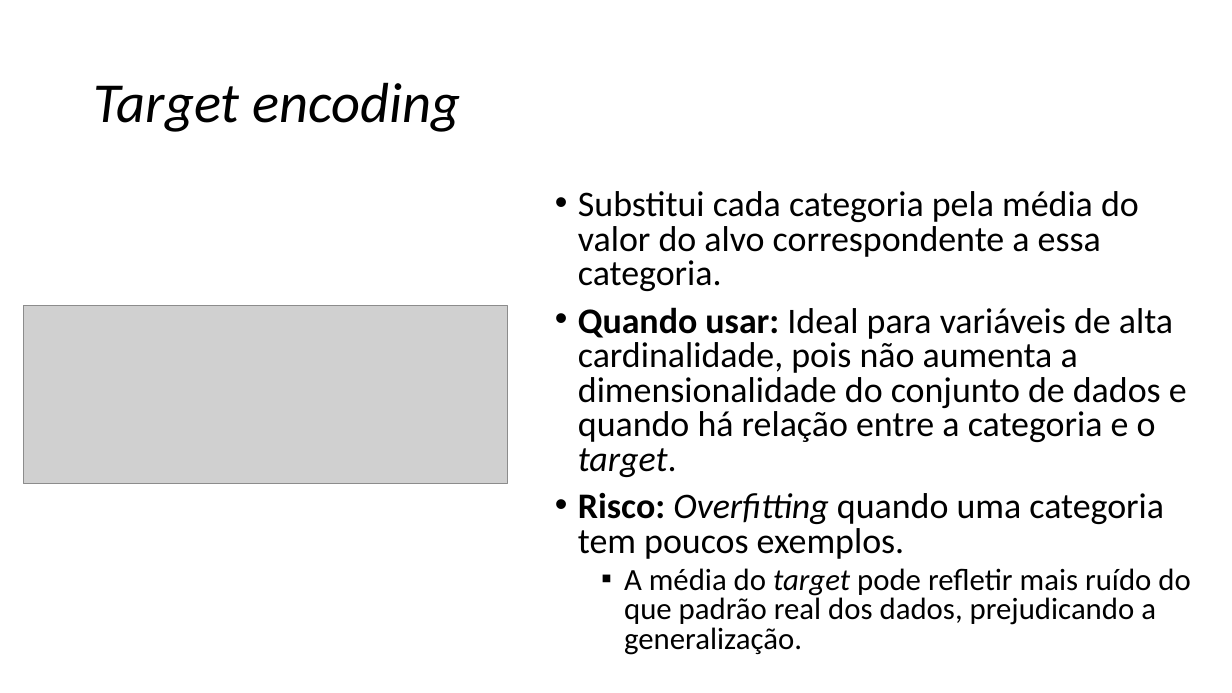
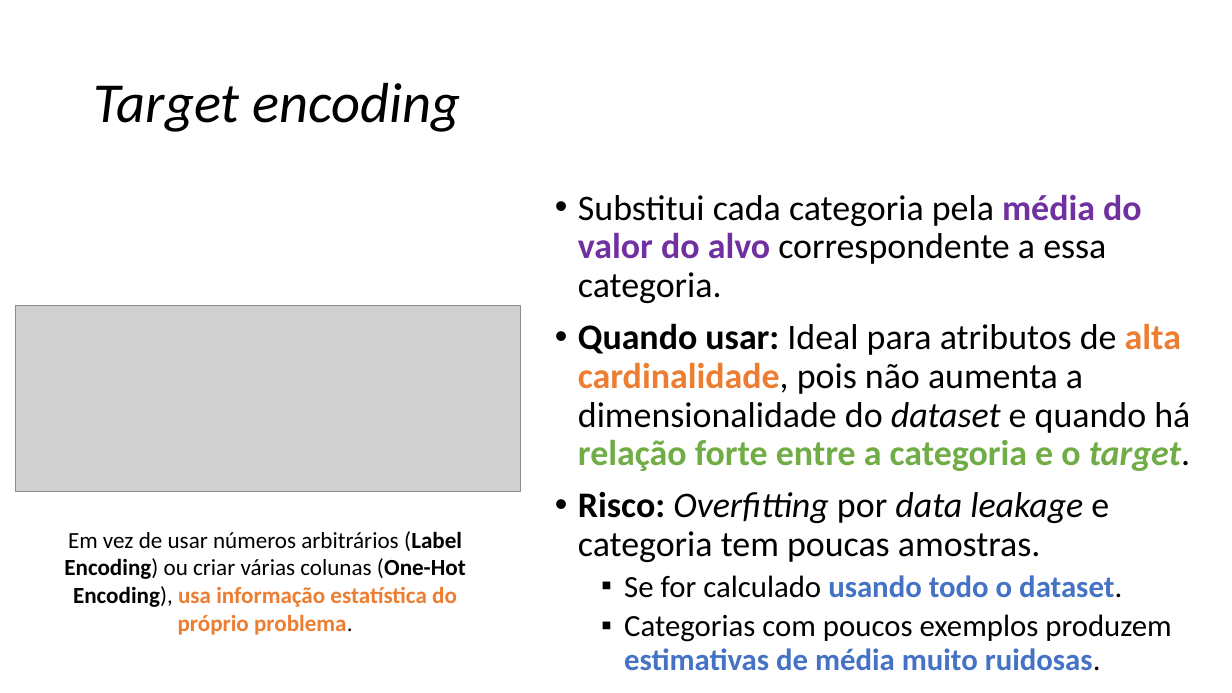
Before and after one commit to zz4fap/c24_inteligencia_artificial, a slide deck: slide 29 of slides/C24_Transformações.pptx (slide 26 before the commit). Drawn at 1232x693 pixels with LibreOffice and Linux fonts; fonts in the diff are those of the drawing; grey boxes stand for pictures. Boxes give left, top, right and bottom in pixels: in the first picture for what was removed or moved away, otherwise in the second. Text is boxed around its words. In the diff, an @@ line names an element or a change of style, - is before the commit and + after.

```diff
--- a/slides/C24_Transformações.pptx
+++ b/slides/C24_Transformações.pptx
@@ text at [578,194,1142,303]: text colour #000000 to #7030A0, bold on in "média do valor do alvo"; line spacing 0.8 to 0.9 @@
@@ picture: place and size @@
-picture at [23,306,507,484]
+picture at [16,306,520,492]
@@ text at [578,323,1190,671]: text changed @@
-• Quando usar: Ideal para variáveis de alta cardinalidade, pois não aumenta a dimensionalidade do conjunto de dados e quando há relação entre a categoria e o target.
-• Risco: Overfitting quando uma categoria tem poucos exemplos.
-  ▪ A média do target pode refletir mais ruído do que padrão real dos dados, prejudicando a generalização.
+• Quando usar: Ideal para atributos de alta cardinalidade, pois não aumenta a dimensionalidade do dataset e quando há relação forte entre a categoria e o target.
+• Risco: Overfitting por data leakage e categoria tem poucas amostras.
+  ▪ Se for calculado usando todo o dataset.
+  ▪ Categorias com poucos exemplos produzem estimativas de média muito ruidosas.
@@ text added at [64,531,466,635], 18 pt, text #000000, bold @@
+Em vez de usar números arbitrários (Label Encoding) ou criar várias colunas (One-Hot Encoding), usa informação estatística do próprio problema.
```
Also in this commit, not shown: 35 other slides changed, 5 slides added, 2 slides removed, 5 other files.
